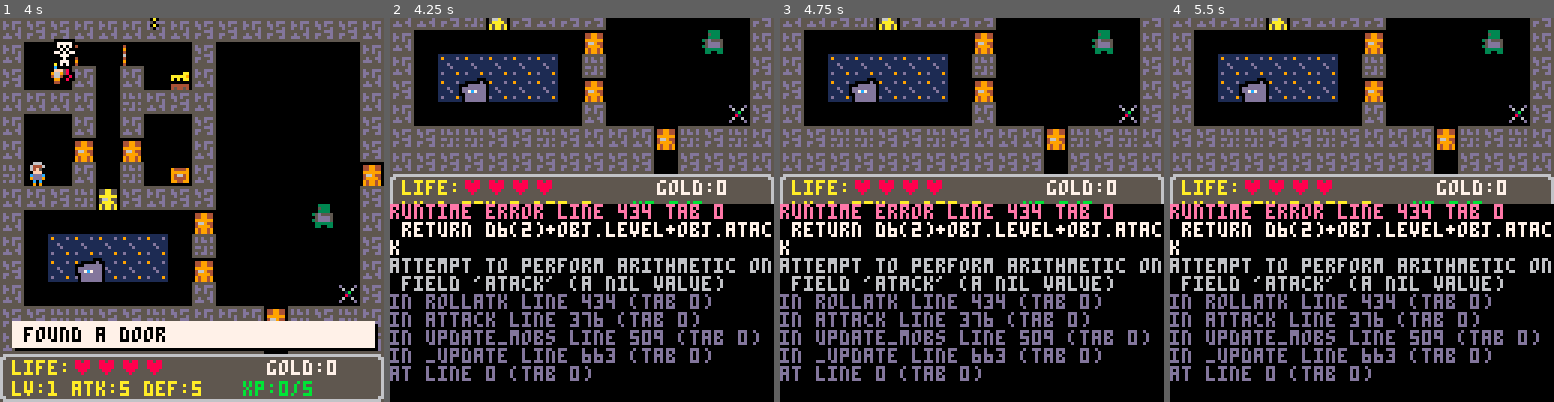
Above: before the commit, frames 1-4 (left to right).
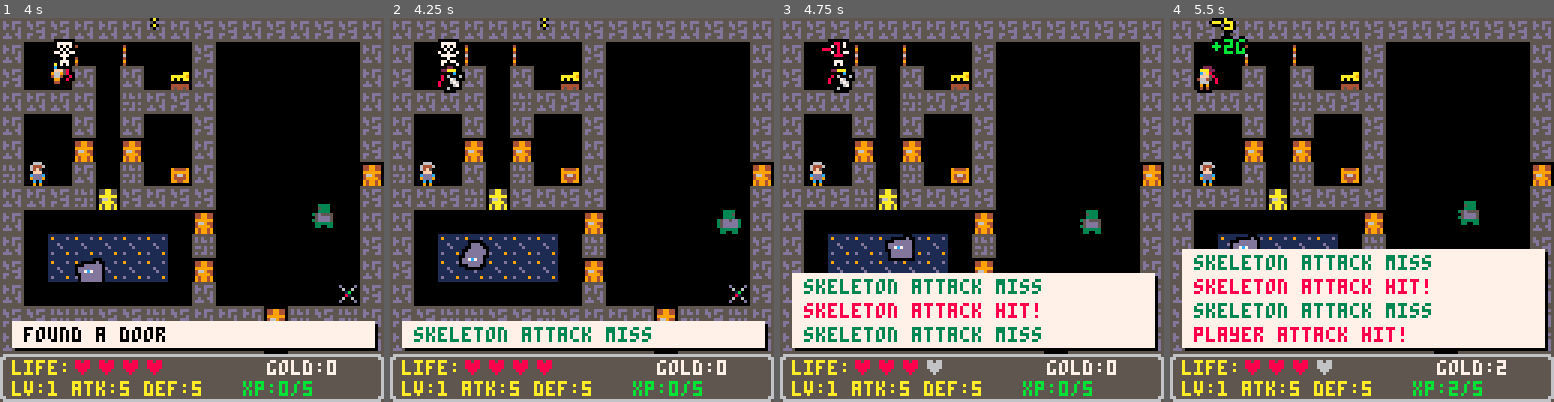
Above: after the commit, the same moments.

Repository: lauripaulo/pico8-games
Game: PICO-8 cartridge pico/yarpg/yarpg.p8
Two runs of this game, one before a commit and one after it. Both use one fixed random seed, a clock stepped at 60 frames per second and the inputs below.
Inputs:
- Up to frame 1 (4 s): tap X (X key) at 0.33, 1.07, 1.85, 2.97 s; hold Right 1.6-2.1 s; hold Up 2.15-2.42 s; hold Right 2.47-3.03 s; hold Left 3.08-3.58 s; hold Down 3.63-3.97 s
- Up to frame 2 (4.25 s): hold Right from 4.02 s (still down); tap X (X key) at 4.08 s
- Up to frame 3 (4.75 s): release Right at 4.68 s; hold Up from 4.73 s (still down)
- Up to frame 4 (5.5 s): release Up at 5.03 s; hold Left from 5.08 s (still down); tap X (X key) at 5.2 s

Frame 1 is identical in both runs. In frame 2, 67% of the frame differs, in the area x 0-100%, y 0-100%; in frame 3, 71%; in frame 4, 74%.
Error before the commit: runtime error line 434 tab 0; return d6(2)+obj.level+obj.atack; attempt to perform arithmetic on field 'atack' (a nil value)

Commit message:
Fix typos in player attributes and update level-up message color

Diff:
--- a/pico/yarpg/yarpg.p8
+++ b/pico/yarpg/yarpg.p8
@@ -47,7 +47,7 @@
 		gold=0,
 		bpress=false,
 		level=1,
-		atack=5,
+		attack=5,
 		defense=5,
 		maxhp=4,
 		hp=4,
@@ -385,7 +385,7 @@
 			colr=8
 			sprn=43
 		end
-		local dmg=max(1,obj.atack)
+		local dmg=max(1,obj.attack)
 		addflt(target,"-"..dmg,colr)
 		addmsg(obj.name.." attack hit!",t,8)
 		target.hp-=dmg
@@ -416,11 +416,11 @@
 		me.xp-=me.xpnext
 		me.xpnext=flr(me.xpnext*1.5)
 		me.level+=1
-		me.atack+=1
+		me.attack+=1
 		me.defense+=1
 		me.maxhp+=1
 		me.hp=me.maxhp
-		addmsg("level up! lv."..me.level,2,10)
+		addmsg("level up! lv."..me.level,2,3)
 		sfx(3)
 	end
 end
@@ -434,7 +434,7 @@
 end
 
 function rollatk(obj)
-	return d6(2)+obj.level+obj.atack
+	return d6(2)+obj.level+obj.attack
 end
 
 function rolldef(obj)
@@ -878,7 +878,7 @@
 	print("gold:"..me.gold,1+8*11,(14*8)+2,7)
 
  -- stats
-	print("lv:"..me.level.." atk:"..me.atack.." def:"..me.defense,4,(15*8)+1,10)
+	print("lv:"..me.level.." atk:"..me.attack.." def:"..me.defense,4,(15*8)+1,10)
 
  -- xp
 	print("xp:"..me.xp.."/"..me.xpnext,1+8*10,(15*8)+1,11)
